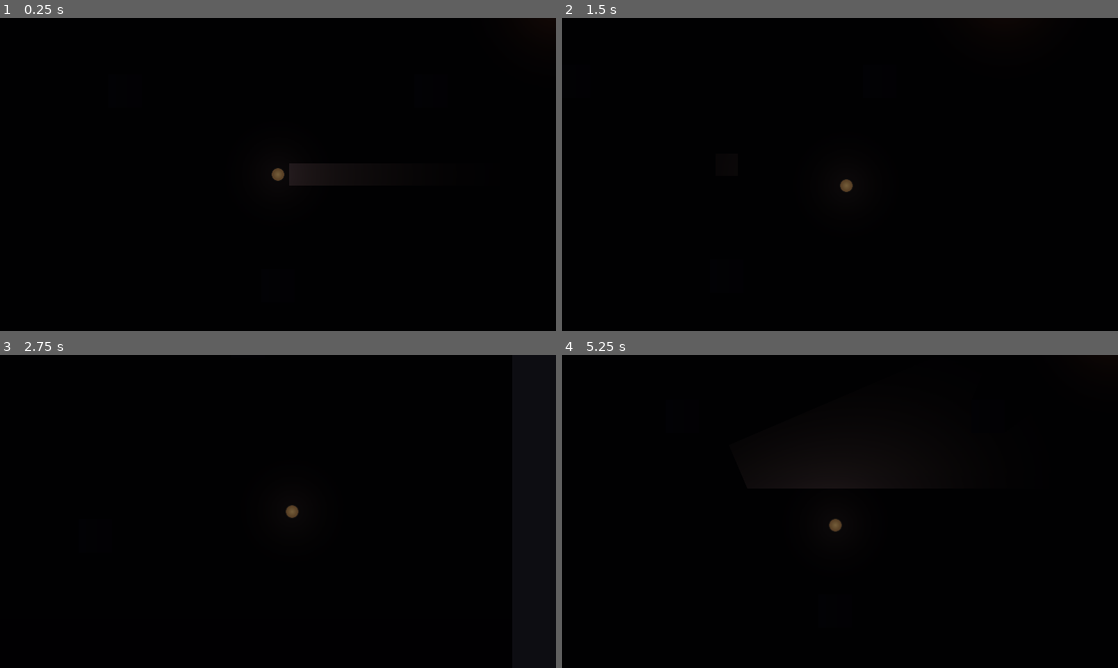
Above: before the commit, frames 1-4 (two rows, left to right).
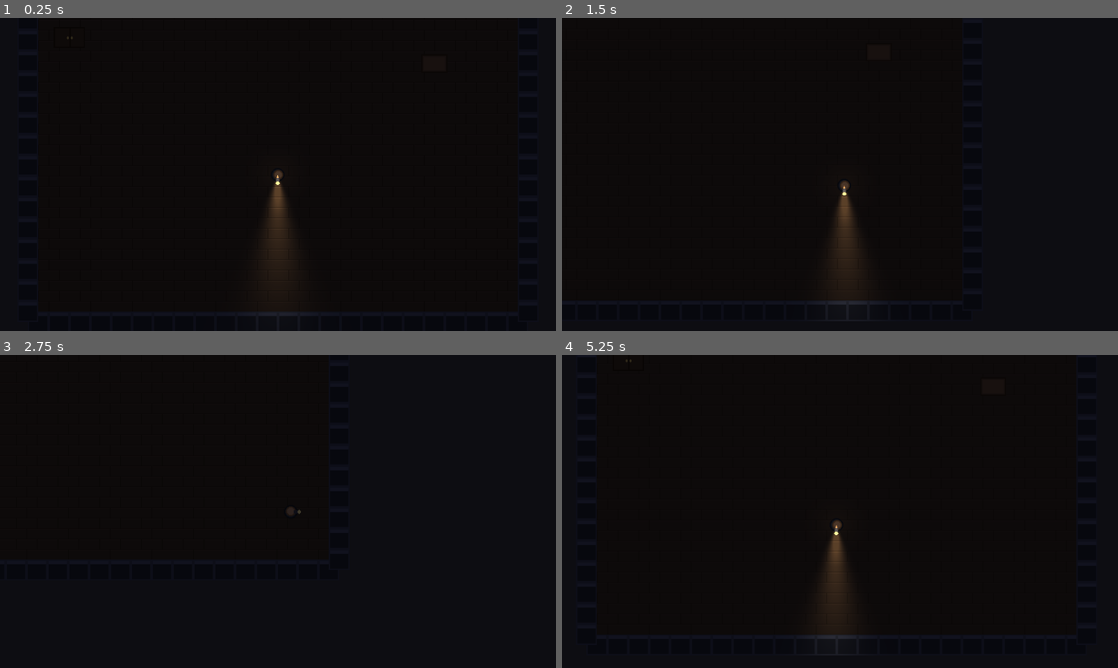
Above: after the commit, the same moments.

Repository: Anchevskiii/GameJam2026-WitchWay-
Game: Godot game, scene res://scenes/main.tscn
Same seed, same stepped clock (60 frames per second), same inputs: the game is played once before the commit and once after it.
Inputs (mouse positions are in pixels of both pictures, inside the frame that each line leads up to):
- Up to frame 1 (0.25 s): no input
- Up to frame 2 (1.5 s): tap Enter at 0.5 s; move the mouse to (962, 158) at 0.52 s; hold D (move_right) 0.53-1.28 s; hold Shift (sprint) 0.53-1.28 s; move the mouse to (728, 190) at 1.27 s; hold S (move_down) from 1.28 s (still down); tap Shift (sprint) at 1.35 s
- Up to frame 3 (2.75 s): move the mouse to (333, 442) at 2.02 s; release S (move_down) at 2.03 s; hold D (move_right) from 2.03 s (still down); hold F (toggle_flashlight) from 2.03 s (still down); tap Shift (sprint) at 2.3 s
- Up to frame 4 (5.25 s): move the mouse to (812, 574) at 2.77 s; release D (move_right) at 2.78 s; release F (toggle_flashlight) at 2.78 s; hold W (move_up) 2.78-3.53 s; tap Shift (sprint) at 2.85, 4.55 s; tap Space at 3.5 s; move the mouse to (1006, 558) at 3.52 s; hold Shift (sprint) 3.53-4.28 s; hold A (move_left) 3.53-5.03 s; move the mouse to (673, 464) at 4.27 s; tap F (toggle_flashlight) at 4.35 s; move the mouse to (867, 511) at 5.02 s; hold S (move_down) from 5.03 s (still down); hold Shift (sprint) from 5.03 s (still down)

The runs differ from the first frame. In frame 1, 3.8% of the frame differs, in the area x 3-97%, y 4-100%; in frame 2, 3.3%; in frame 3, 1.0%; in frame 4, 3.8%.

Commit message:
Refactor player movement and flashlight to follow facing direction, refine room layout and remove static light

Diff:
--- a/scenes/actors/player.tscn
+++ b/scenes/actors/player.tscn
@@ -1,12 +1,11 @@
-[gd_scene load_steps=6 format=3 uid="uid://c5q2t4x96lmpe"]
+[gd_scene load_steps=5 format=3 uid="uid://c5q2t4x96lmpe"]
 
 [ext_resource type="Script" path="res://scripts/components/player_controller.gd" id="1_script"]
-[ext_resource type="Texture2D" uid="uid://b7vkm8q10lpxw" path="res://assets/sprites/player/placeholder_player.tres" id="2_player_tex"]
-[ext_resource type="Texture2D" uid="uid://df72kxwlc8n3" path="res://assets/sprites/environment/light_radial.tres" id="3_radial_light"]
-[ext_resource type="Texture2D" uid="uid://c3q0y58vx1gfa" path="res://assets/sprites/environment/light_cone.tres" id="4_cone_light"]
+[ext_resource type="Texture2D" uid="uid://c6mhppjfby5mk" path="res://assets/sprites/player/player_simple.png" id="2_player_tex"]
+[ext_resource type="Texture2D" uid="uid://bmj8xjpv1ohul" path="res://assets/sprites/environment/flashlight_beam.png" id="3_beam_tex"]
 
 [sub_resource type="CircleShape2D" id="CircleShape2D_player"]
-radius = 12.0
+radius = 14.0
 
 [node name="Player" type="CharacterBody2D"]
 collision_layer = 2
@@ -16,28 +15,20 @@
 [node name="CollisionShape2D" type="CollisionShape2D" parent="."]
 shape = SubResource("CircleShape2D_player")
 
-[node name="Sprite2D" type="Sprite2D" parent="."]
+[node name="PlayerSprite" type="Sprite2D" parent="."]
 texture = ExtResource("2_player_tex")
-
-[node name="AmbientBodyLight" type="PointLight2D" parent="."]
-color = Color(0.95, 0.88, 0.72, 1)
-energy = 0.5
-texture = ExtResource("3_radial_light")
-texture_scale = 0.8
 
 [node name="FlashlightPivot" type="Node2D" parent="."]
 
-[node name="FlashlightCone" type="PointLight2D" parent="FlashlightPivot"]
-position = Vector2(160, 0)
-scale = Vector2(1.0, 0.65)
+[node name="FlashlightBeam" type="PointLight2D" parent="FlashlightPivot"]
+position = Vector2(0, 0)
+offset = Vector2(216, 0)
 color = Color(1, 0.95, 0.82, 1)
-energy = 1.3
-shadow_enabled = true
-shadow_color = Color(0, 0, 0, 0.92)
-texture = ExtResource("4_cone_light")
+energy = 1.4
+texture = ExtResource("3_beam_tex")
+texture_scale = 1.0
 
 [node name="Camera2D" type="Camera2D" parent="."]
-zoom = Vector2(1.6, 1.6)
+zoom = Vector2(1.5, 1.5)
 position_smoothing_enabled = true
-position_smoothing_speed = 7.0
-editor_draw_screen = true
+position_smoothing_speed = 8.0
--- a/scenes/levels/tutorial_room.tscn
+++ b/scenes/levels/tutorial_room.tscn
@@ -1,153 +1,115 @@
-[gd_scene load_steps=12 format=3 uid="uid://cb5xq8nm47k21"]
+[gd_scene load_steps=8 format=3 uid="uid://cb5xq8nm47k21"]
 
-[ext_resource type="PackedScene" uid="uid://c5q2t4x96lmpe" path="res://scenes/actors/player.tscn" id="1_player"]
-[ext_resource type="Texture2D" uid="uid://df72kxwlc8n3" path="res://assets/sprites/environment/light_radial.tres" id="2_candle_light"]
-
-[sub_resource type="Gradient" id="Gradient_floor"]
-offsets = PackedFloat32Array(0, 1)
-colors = PackedColorArray(0.12, 0.1, 0.15, 1, 0.08, 0.07, 0.1, 1)
-
-[sub_resource type="GradientTexture2D" id="GradientTexture2D_floor"]
-gradient = SubResource("Gradient_floor")
-width = 1200
-height = 800
-fill = 0
-fill_to = Vector2(0, 1)
-
-[sub_resource type="Gradient" id="Gradient_wall"]
-offsets = PackedFloat32Array(0, 1)
-colors = PackedColorArray(0.25, 0.2, 0.28, 1, 0.18, 0.15, 0.22, 1)
-
-[sub_resource type="GradientTexture2D" id="GradientTexture2D_wall"]
-gradient = SubResource("Gradient_wall")
-width = 32
-height = 32
+[ext_resource type="Texture2D" uid="uid://b2nbh13mm8jfv" path="res://assets/sprites/environment/wood_floor.png" id="1_floor_tex"]
+[ext_resource type="Texture2D" uid="uid://dsiulb4c3cdn" path="res://assets/sprites/environment/stone_wall.png" id="2_wall_tex"]
+[ext_resource type="Texture2D" uid="uid://c5etm0bcrvmgp" path="res://assets/sprites/objects/wardrobe.png" id="3_wardrobe_tex"]
+[ext_resource type="Texture2D" uid="uid://c4mevibaitldj" path="res://assets/sprites/objects/table.png" id="4_table_tex"]
+[ext_resource type="PackedScene" uid="uid://c5q2t4x96lmpe" path="res://scenes/actors/player.tscn" id="5_player"]
 
 [sub_resource type="RectangleShape2D" id="RectangleShape2D_wall_h"]
-size = Vector2(1200, 32)
-
-[sub_resource type="OccluderPolygon2D" id="OccluderPolygon2D_wall_top"]
-polygon = PackedVector2Array(-600, -16, 600, -16, 600, 16, -600, 16)
+size = Vector2(768, 32)
 
 [sub_resource type="RectangleShape2D" id="RectangleShape2D_wall_v"]
-size = Vector2(32, 800)
+size = Vector2(32, 512)
 
-[sub_resource type="RectangleShape2D" id="RectangleShape2D_pillar"]
-size = Vector2(48, 48)
+[sub_resource type="RectangleShape2D" id="RectangleShape2D_wardrobe"]
+size = Vector2(48, 32)
 
-[sub_resource type="OccluderPolygon2D" id="OccluderPolygon2D_pillar"]
-polygon = PackedVector2Array(-24, -24, 24, -24, 24, 24, -24, 24)
+[sub_resource type="RectangleShape2D" id="RectangleShape2D_table"]
+size = Vector2(40, 28)
 
 [node name="TutorialRoom" type="Node2D"]
 
 [node name="CanvasModulate" type="CanvasModulate" parent="."]
-color = Color(0.04, 0.04, 0.07, 1)
+color = Color(0.24, 0.24, 0.32, 1)
 
 [node name="Floor" type="Sprite2D" parent="."]
-z_index = -1
-texture = SubResource("GradientTexture2D_floor")
+texture_repeat = 2
+texture = ExtResource("1_floor_tex")
+region_enabled = true
+region_rect = Rect2(0, 0, 768, 512)
 
-[node name="EnvironmentWalls" type="Node2D" parent="."]
+[node name="Walls" type="Node2D" parent="."]
 
-[node name="TopWall" type="StaticBody2D" parent="EnvironmentWalls"]
-position = Vector2(0, -384)
+[node name="TopWall" type="StaticBody2D" parent="Walls"]
+position = Vector2(0, -256)
 collision_layer = 1
 collision_mask = 2
 
-[node name="CollisionShape2D" type="CollisionShape2D" parent="EnvironmentWalls/TopWall"]
+[node name="Sprite2D" type="Sprite2D" parent="Walls/TopWall"]
+texture_repeat = 2
+texture = ExtResource("2_wall_tex")
+region_enabled = true
+region_rect = Rect2(0, 0, 768, 32)
+
+[node name="CollisionShape2D" type="CollisionShape2D" parent="Walls/TopWall"]
 shape = SubResource("RectangleShape2D_wall_h")
 
-[node name="LightOccluder2D" type="LightOccluder2D" parent="EnvironmentWalls/TopWall"]
-occluder = SubResource("OccluderPolygon2D_wall_top")
-
-[node name="BottomWall" type="StaticBody2D" parent="EnvironmentWalls"]
-position = Vector2(0, 384)
+[node name="BottomWall" type="StaticBody2D" parent="Walls"]
+position = Vector2(0, 256)
 collision_layer = 1
 collision_mask = 2
 
-[node name="CollisionShape2D" type="CollisionShape2D" parent="EnvironmentWalls/BottomWall"]
+[node name="Sprite2D" type="Sprite2D" parent="Walls/BottomWall"]
+texture_repeat = 2
+texture = ExtResource("2_wall_tex")
+region_enabled = true
+region_rect = Rect2(0, 0, 768, 32)
+
+[node name="CollisionShape2D" type="CollisionShape2D" parent="Walls/BottomWall"]
 shape = SubResource("RectangleShape2D_wall_h")
 
-[node name="LightOccluder2D" type="LightOccluder2D" parent="EnvironmentWalls/BottomWall"]
-occluder = SubResource("OccluderPolygon2D_wall_top")
-
-[node name="LeftWall" type="StaticBody2D" parent="EnvironmentWalls"]
-position = Vector2(-584, 0)
+[node name="LeftWall" type="StaticBody2D" parent="Walls"]
+position = Vector2(-384, 0)
 collision_layer = 1
 collision_mask = 2
 
-[node name="CollisionShape2D" type="CollisionShape2D" parent="EnvironmentWalls/LeftWall"]
+[node name="Sprite2D" type="Sprite2D" parent="Walls/LeftWall"]
+texture_repeat = 2
+texture = ExtResource("2_wall_tex")
+region_enabled = true
+region_rect = Rect2(0, 0, 32, 512)
+
+[node name="CollisionShape2D" type="CollisionShape2D" parent="Walls/LeftWall"]
 shape = SubResource("RectangleShape2D_wall_v")
 
-[node name="LightOccluder2D" type="LightOccluder2D" parent="EnvironmentWalls/LeftWall"]
-occluder = SubResource("OccluderPolygon2D_wall_top")
-
-[node name="RightWall" type="StaticBody2D" parent="EnvironmentWalls"]
-position = Vector2(584, 0)
+[node name="RightWall" type="StaticBody2D" parent="Walls"]
+position = Vector2(384, 0)
 collision_layer = 1
 collision_mask = 2
 
-[node name="CollisionShape2D" type="CollisionShape2D" parent="EnvironmentWalls/RightWall"]
+[node name="Sprite2D" type="Sprite2D" parent="Walls/RightWall"]
+texture_repeat = 2
+texture = ExtResource("2_wall_tex")
+region_enabled = true
+region_rect = Rect2(0, 0, 32, 512)
+
+[node name="CollisionShape2D" type="CollisionShape2D" parent="Walls/RightWall"]
 shape = SubResource("RectangleShape2D_wall_v")
 
-[node name="LightOccluder2D" type="LightOccluder2D" parent="EnvironmentWalls/RightWall"]
-occluder = SubResource("OccluderPolygon2D_wall_top")
+[node name="Props" type="Node2D" parent="."]
 
-[node name="Pillars" type="Node2D" parent="."]
-
-[node name="Pillar1" type="StaticBody2D" parent="Pillars"]
-position = Vector2(-220, -120)
+[node name="Wardrobe" type="StaticBody2D" parent="Props"]
+position = Vector2(-320, -180)
 collision_layer = 1
 collision_mask = 2
 
-[node name="Sprite2D" type="Sprite2D" parent="Pillars/Pillar1"]
-scale = Vector2(1.5, 1.5)
-texture = SubResource("GradientTexture2D_wall")
+[node name="Sprite2D" type="Sprite2D" parent="Props/Wardrobe"]
+texture = ExtResource("3_wardrobe_tex")
 
-[node name="CollisionShape2D" type="CollisionShape2D" parent="Pillars/Pillar1"]
-shape = SubResource("RectangleShape2D_pillar")
+[node name="CollisionShape2D" type="CollisionShape2D" parent="Props/Wardrobe"]
+shape = SubResource("RectangleShape2D_wardrobe")
 
-[node name="LightOccluder2D" type="LightOccluder2D" parent="Pillars/Pillar1"]
-occluder = SubResource("OccluderPolygon2D_pillar")
-
-[node name="Pillar2" type="StaticBody2D" parent="Pillars"]
-position = Vector2(220, -120)
+[node name="Table" type="StaticBody2D" parent="Props"]
+position = Vector2(240, -140)
 collision_layer = 1
 collision_mask = 2
 
-[node name="Sprite2D" type="Sprite2D" parent="Pillars/Pillar2"]
-scale = Vector2(1.5, 1.5)
-texture = SubResource("GradientTexture2D_wall")
+[node name="Sprite2D" type="Sprite2D" parent="Props/Table"]
+texture = ExtResource("4_table_tex")
 
-[node name="CollisionShape2D" type="CollisionShape2D" parent="Pillars/Pillar2"]
-shape = SubResource("RectangleShape2D_pillar")
+[node name="CollisionShape2D" type="CollisionShape2D" parent="Props/Table"]
+shape = SubResource("RectangleShape2D_table")
 
-[node name="LightOccluder2D" type="LightOccluder2D" parent="Pillars/Pillar2"]
-occluder = SubResource("OccluderPolygon2D_pillar")
-
-[node name="Pillar3" type="StaticBody2D" parent="Pillars"]
-position = Vector2(0, 160)
-collision_layer = 1
-collision_mask = 2
-
-[node name="Sprite2D" type="Sprite2D" parent="Pillars/Pillar3"]
-scale = Vector2(1.5, 1.5)
-texture = SubResource("GradientTexture2D_wall")
-
-[node name="CollisionShape2D" type="CollisionShape2D" parent="Pillars/Pillar3"]
-shape = SubResource("RectangleShape2D_pillar")
-
-[node name="LightOccluder2D" type="LightOccluder2D" parent="Pillars/Pillar3"]
-occluder = SubResource("OccluderPolygon2D_pillar")
-
-[node name="SpookyCandleLight" type="PointLight2D" parent="."]
-position = Vector2(400, -250)
-color = Color(1, 0.6, 0.25, 1)
-energy = 0.8
-shadow_enabled = true
-shadow_color = Color(0, 0, 0, 0.9)
-texture = ExtResource("2_candle_light")
-texture_scale = 1.2
-
-[node name="Player" parent="." instance=ExtResource("1_player")]
-position = Vector2(0, 0)
+[node name="Player" parent="." instance=ExtResource("5_player")]
+position = Vector2(0, 30)
--- a/scripts/components/player_controller.gd
+++ b/scripts/components/player_controller.gd
@@ -1,31 +1,34 @@
 class_name PlayerController
 extends CharacterBody2D
 
-## Top-Down Player Controller with dynamic 2D flashlight and camera tracking
+## Top-down player controller with directional flashlight following player movement
 ## Attached to: CharacterBody2D in scenes/actors/player.tscn
 
 @export_group("Movement")
-@export var walk_speed: float = 160.0
-@export var sprint_speed: float = 230.0
-@export var acceleration: float = 18.0
-@export var friction: float = 20.0
+@export var walk_speed: float = 175.0
+@export var sprint_speed: float = 250.0
+@export var acceleration: float = 20.0
+@export var friction: float = 24.0
 
 @export_group("Flashlight")
-@export var flashlight_turn_speed: float = 12.0
-@export var flashlight_energy: float = 1.0
+@export var turn_speed: float = 18.0
+@export var flashlight_energy: float = 1.4
 
 @onready var flashlight_pivot: Node2D = $FlashlightPivot
-@onready var flashlight_cone: PointLight2D = $FlashlightPivot/FlashlightCone
-@onready var ambient_body_light: PointLight2D = $AmbientBodyLight
-@onready var sprite: Sprite2D = $Sprite2D
+@onready var flashlight_beam: PointLight2D = $FlashlightPivot/FlashlightBeam
+@onready var player_sprite: Sprite2D = $PlayerSprite
 @onready var camera: Camera2D = $Camera2D
 
+var _facing_direction: Vector2 = Vector2.DOWN
 var _is_flashlight_on: bool = true
 var _can_move: bool = true
 
 func _ready() -> void:
 	EventBus.game_over_triggered.connect(_on_game_over)
 	_update_flashlight_state()
+	# Face downwards by default
+	if flashlight_pivot:
+		flashlight_pivot.rotation = _facing_direction.angle()
 
 func _unhandled_input(event: InputEvent) -> void:
 	if event.is_action_pressed("toggle_flashlight"):
@@ -39,7 +42,7 @@
 		return
 
 	_handle_movement(delta)
-	_handle_flashlight_aim(delta)
+	_handle_direction(delta)
 	move_and_slide()
 
 func _handle_movement(delta: float) -> void:
@@ -49,22 +52,24 @@
 
 	if input_vector != Vector2.ZERO:
 		velocity = velocity.lerp(input_vector.normalized() * target_speed, acceleration * delta)
-		# Face direction horizontally
-		if input_vector.x != 0.0:
-			sprite.flip_h = input_vector.x < 0.0
+		_facing_direction = input_vector.normalized()
 	else:
 		velocity = velocity.lerp(Vector2.ZERO, friction * delta)
 
-func _handle_flashlight_aim(delta: float) -> void:
+func _handle_direction(delta: float) -> void:
 	if not flashlight_pivot:
 		return
-	var mouse_pos: Vector2 = get_global_mouse_position()
-	var target_angle: float = (mouse_pos - global_position).angle()
-	flashlight_pivot.rotation = lerp_angle(flashlight_pivot.rotation, target_angle, flashlight_turn_speed * delta)
+
+	var target_angle: float = _facing_direction.angle()
+	flashlight_pivot.rotation = lerp_angle(flashlight_pivot.rotation, target_angle, turn_speed * delta)
+
+	# Rotate player sprite smoothly to face direction
+	if player_sprite:
+		player_sprite.rotation = lerp_angle(player_sprite.rotation, target_angle, turn_speed * delta)
 
 func _update_flashlight_state() -> void:
-	if flashlight_cone:
-		flashlight_cone.enabled = _is_flashlight_on
+	if flashlight_beam:
+		flashlight_beam.enabled = _is_flashlight_on
 
 func _on_game_over() -> void:
 	_can_move = false
Binary file added: assets/sprites/environment/flashlight_beam.png
Not shown, added: assets/sprites/environment/flashlight_beam.png.import
Not shown: 1 places in assets/sprites/environment/light_cone.tres that only renumber resources
Not shown: 1 places in assets/sprites/environment/light_radial.tres that only renumber resources
Binary file added: assets/sprites/environment/stone_wall.png
Not shown, added: assets/sprites/environment/stone_wall.png.import
Binary file added: assets/sprites/environment/wood_floor.png
Not shown, added: assets/sprites/environment/wood_floor.png.import
Binary file added: assets/sprites/objects/table.png
Not shown, added: assets/sprites/objects/table.png.import
Binary file added: assets/sprites/objects/wardrobe.png
Not shown, added: assets/sprites/objects/wardrobe.png.import
(and 5 more such lines)
